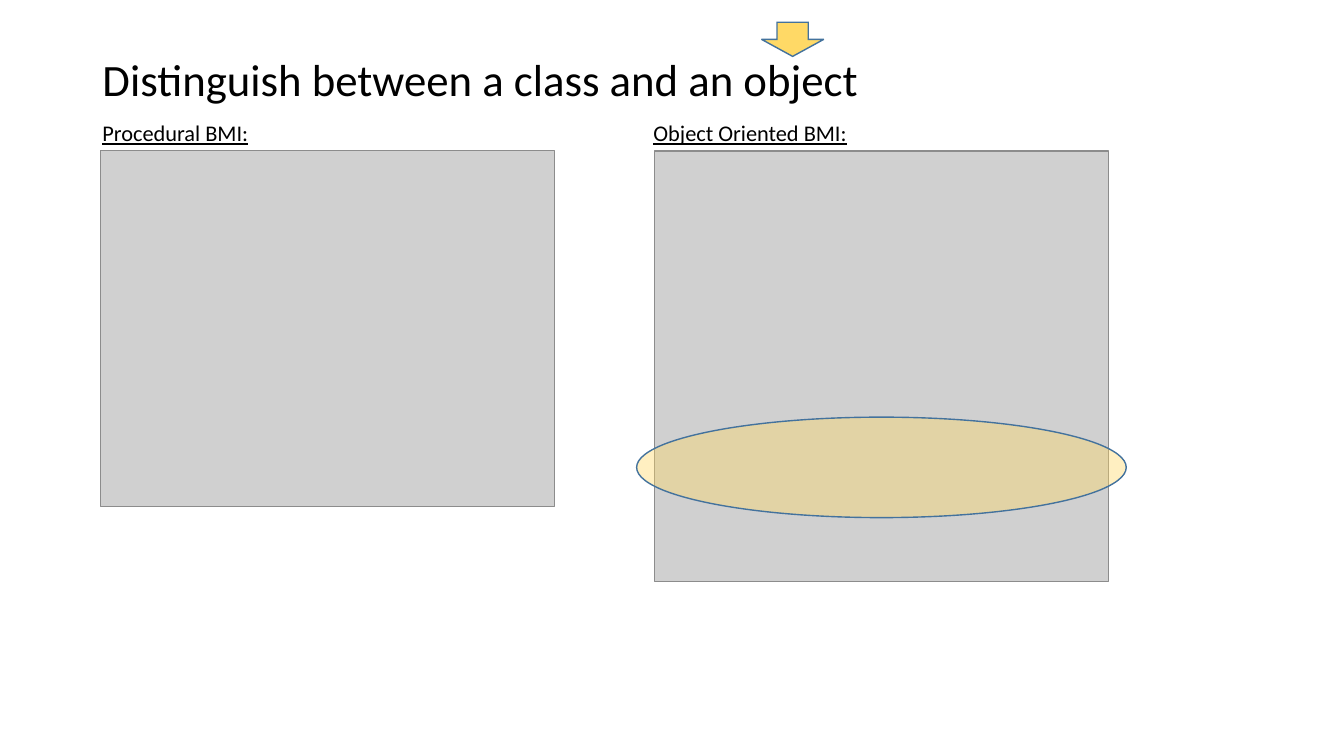
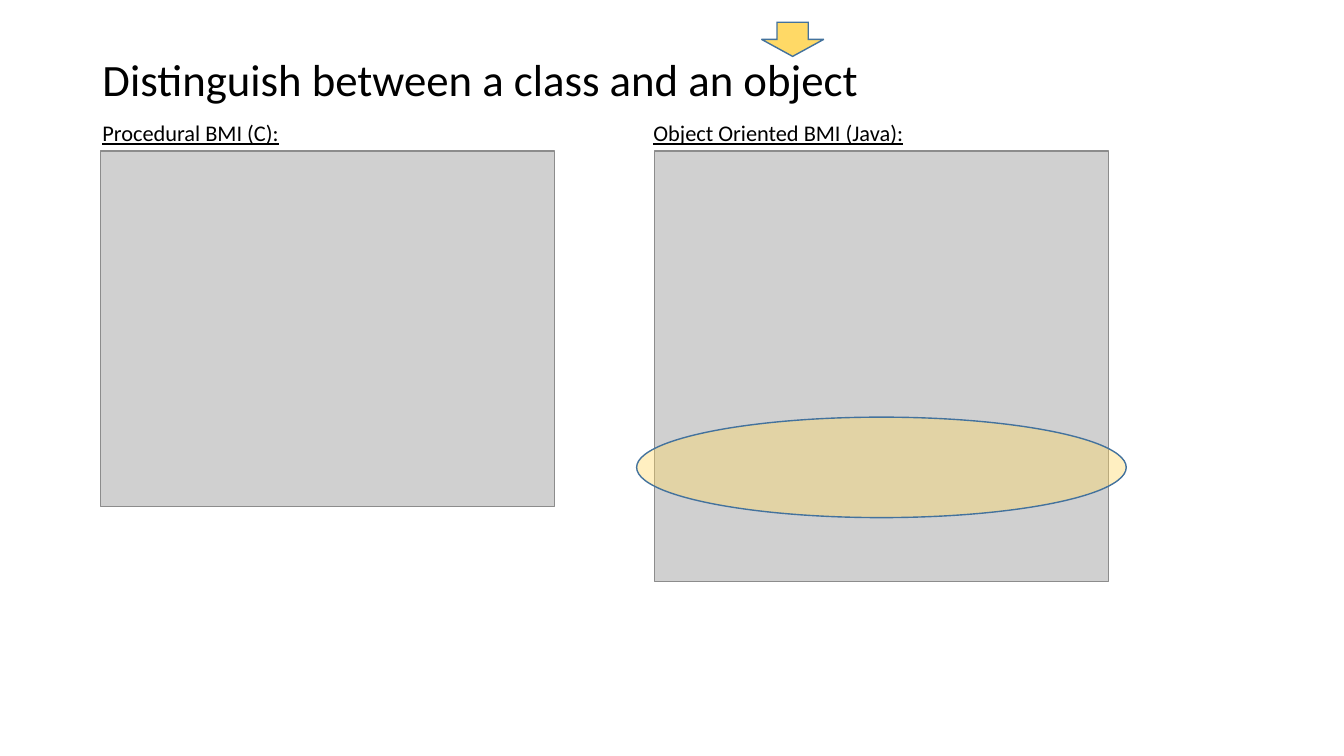
Before and after one commit to EricJPogue/www-epogue-info, a slide deck: slide 9 of CPSC-24500/Week01/2016SpringW01Slides.pptx (slide 8 before the commit). Drawn at 1344x756 pixels with LibreOffice and Linux fonts; fonts in the diff are those of the drawing; grey boxes stand for pictures. Boxes give left, top, right and bottom in pixels: in the first picture for what was removed or moved away, otherwise in the second. Text is boxed around its words. In the diff, an @@ line names an element or a change of style, - is before the commit and + after.

Commit message:
Update class artifacts.

```diff
--- a/CPSC-24500/Week01/2016SpringW01Slides.pptx
+++ b/CPSC-24500/Week01/2016SpringW01Slides.pptx
@@ text at [102,125,278,145]: text changed @@
-Procedural BMI:
+Procedural BMI (C):
@@ text at [653,125,903,145]: text changed @@
-Object Oriented BMI:
+Object Oriented BMI (Java):
```
Also in this commit, not shown: 16 other slides changed, 16 slides added, 2 slides removed, 5 other files.
